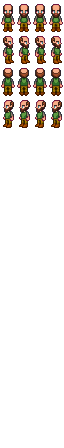
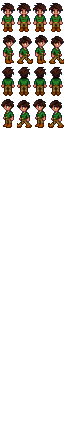
The second w=64, h=448 image is a revision of the first. Changes to its layers:
hid "jacobsprite0.png" over 1, 4, 63, 128
showed "dylansprite.png", painted on it over 1, 3, 64, 128
